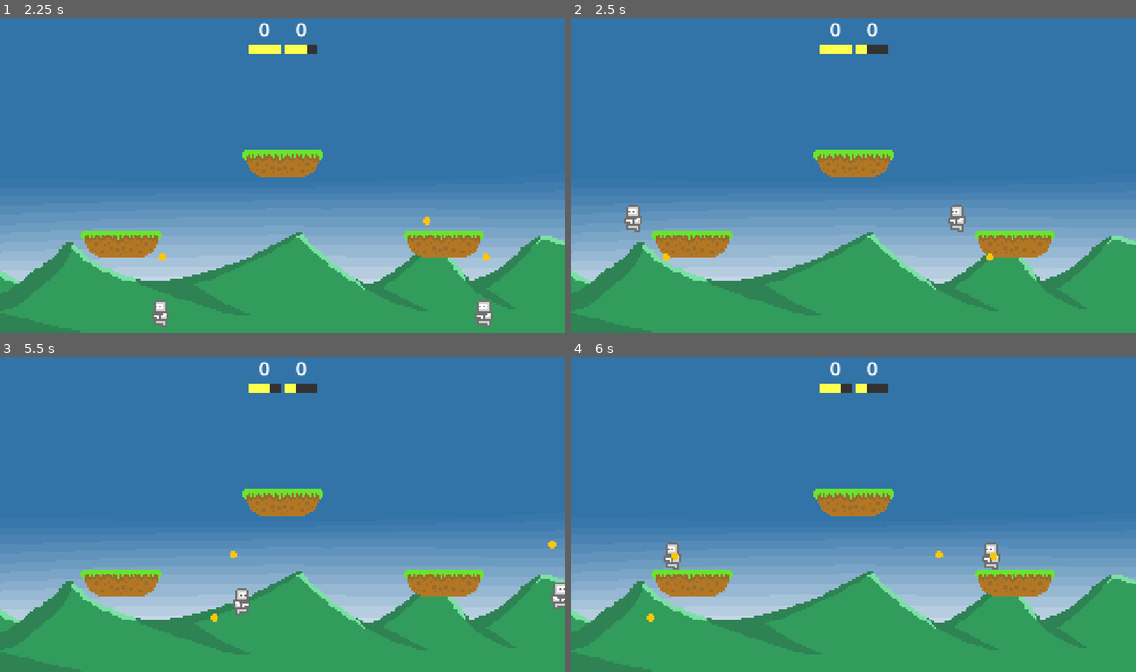
Above: before the commit, frames 1-4 (two rows, left to right).
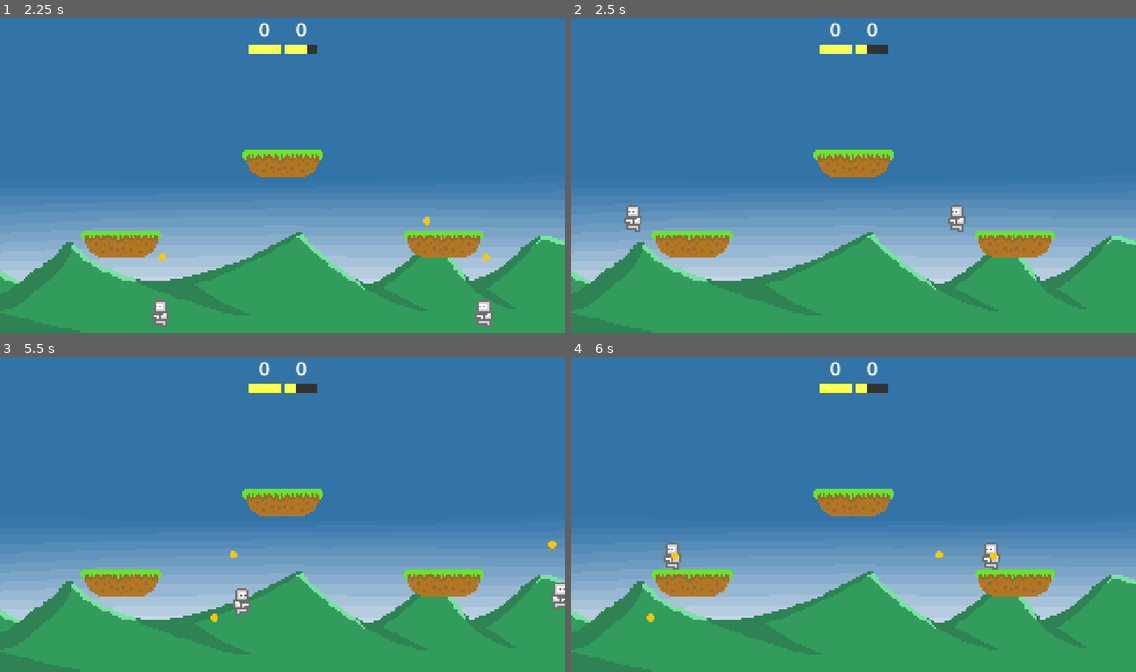
Above: after the commit, the same moments.

Repository: beltranbot/godot-multiplayer-game
Game: Godot game, scene res://Scenes/main.tscn
Same seed, same stepped clock (60 frames per second), same inputs: the game is played once before the commit and once after it. The project has no main scene, so this scene is started directly.
Inputs (mouse positions are in pixels of both pictures, inside the frame that each line leads up to):
- Up to frame 1 (2.25 s): tap Enter at 0.5 s; move the mouse to (406, 159) at 0.52 s; hold D (move_right) 0.53-2.03 s; click (406, 159) at 0.6 s; tap Space (jump) at 0.77, 1.52 s; move the mouse to (169, 191) at 1.27 s; click (169, 191) at 1.35 s; move the mouse to (339, 106) at 2.02 s; hold A (move_left) from 2.03 s (still down); click (339, 106) at 2.1 s
- Up to frame 2 (2.5 s): keep holding A (move_left)
- Up to frame 3 (5.5 s): move the mouse to (254, 577) at 2.77 s; release A (move_left) at 2.78 s; hold D (move_right) 2.78-4.28 s; click (254, 577) at 2.85 s; tap Space (jump) at 3.02, 3.77, 4.52 s; move the mouse to (452, 561) at 3.52 s; click (452, 561) at 3.6 s; move the mouse to (113, 467) at 4.27 s; hold A (move_left) 4.28-5.03 s; click (113, 467) at 4.35 s; move the mouse to (310, 514) at 5.02 s; hold D (move_right) from 5.03 s (still down); click (310, 514) at 5.1 s
- Up to frame 4 (6 s): move the mouse to (768, 432) at 5.77 s; release D (move_right) at 5.78 s; hold A (move_left) from 5.78 s (still down); click (768, 432) at 5.85 s

Frame 1 is identical in both runs. In frame 2, less than 0.1% of the frame differs, in the area x 16-75%, y 74-77%; in frame 3, less than 0.1%, in the area x 47-50%, y 8-12%; in frame 4, less than 0.1%.

Commit message:
destroy projectiles if they hit the tilemap

Diff:
--- a/Scenes/main.tscn
+++ b/Scenes/main.tscn
@@ -38,7 +38,7 @@
 [node name="Background" parent="." instance=ExtResource("1_8gbba")]
 position = Vector2(576, 324)
 
-[node name="TileMapLayer" type="TileMapLayer" parent="."]
+[node name="TileMapLayer" type="TileMapLayer" parent="." groups=["TileMap"]]
 texture_filter = 1
 scale = Vector2(3.915, 3.915)
 tile_map_data = PackedByteArray("AAADAAgAAAAAAAEAAAAEAAgAAAAAAAAAAAAFAAgAAAABAAEAAAAJAAUAAAAAAAEAAAAKAAUAAAAAAAAAAAALAAUAAAABAAEAAAAPAAgAAAAAAAEAAAAQAAgAAAAAAAAAAAARAAgAAAABAAEAAAA=")
--- a/Scripts/projectile.gd
+++ b/Scripts/projectile.gd
@@ -13,6 +13,10 @@
 
 
 func _on_body_entered(body: Node2D) -> void:
+	if body.is_in_group("TileMap"):
+		queue_free()
+		return
+
 	if not body.is_in_group("Player"):
 		return
 
